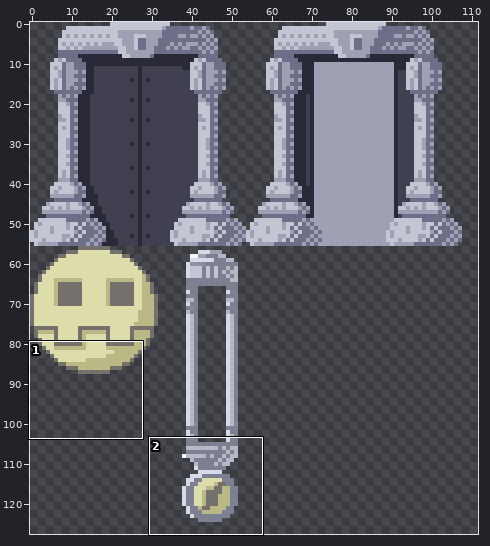
Edited in one commit: sprite sheet (my-gdx-game-android/assets/img/seeTiles2.png). Above: a wide view before the commit, with the close-up outlined.
Close-up. The starting point:
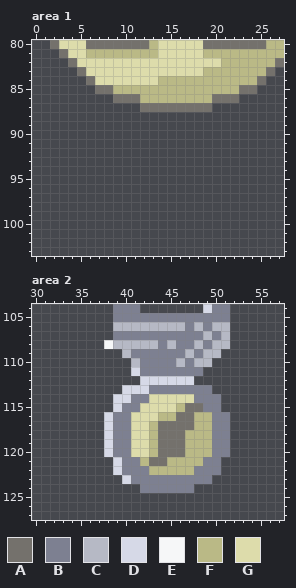
The file is 128x128 pixels. Colours within 5 levels of each other are drawn and written as one. Shown: area 1: x 0..27, y 80..103; area 2: x 30..57, y 104..127. The wide view leaves out empty margins.
Palette (. is transparent): A #74716c  B #7d8091  C #b6b9c5  D #d6d9e7  E #f6f7f8  F #bab986  G #dddcab
Pixels before, area 1, first column x 2:
80 AGGGAAAAAAAFGGGGGAAAAAAAFF
81 .AGGFFFFFFFFGGGGGFFFFFFFFF
82 ..AGGGGGGGGGGGGGGGGFFFFFFA
83 ...AGGGGGGGGGGGGGFFFFFFFA.
84 ....AGGGGGGGFFFFFFFFFFFA..
85 .....AAFFFFFFFFFFFFFFAA...
86 .......AAAFFFFFFFFAAA.....
87 ..........AAAAAAAA........
Pixels before, area 2, first column x 38:
104 .BBB.......DBB
105 .BBBBBBBBBBBBB
106 .CCCCCCCCBCBCC
107 .BBBBBBBBBBCBC
108 ECCCCCBCBBCBCC
109 ..CBBBBBBCBCC.
110 ...CBBBBCBCC..
111 ...DBBBBBBB...
112 ....DDDDDD....
113 ..DDDBBBBBBB..
114 .DDBBGGGGGBBB.
115 .DBBGGGGFAABB.
116 DBBGGGFFAAFFBB
117 DBBGGFAAAAFFBB
118 DBBGGFAAAFFFBB
119 DBBGGFAAAFFFBB
120 DBBGGFAAAFFFBB
121 .DBBFAAFFFFBB.
122 .DBBBFFFFFBBB.
123 ..DBBBBBBBBB..
124 ....BBBBBB....
And afterwards:
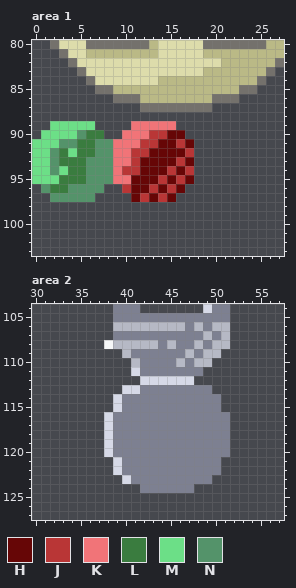
Colours new in this view: H #660606  J #b93636  K #f17478  L #3a7c3f  M #6cdf87  N #54936a
Difference:
Area 1:
y 89: x 2..6 ..... -> MMMMM; x 11..15 ..... -> KKKKK
y 90: x 1..7 ....... -> MMMMNLL; x 10..16 ....... -> KKKJJHH
y 91: x 0..17 .................. -> MMMNNLLNNKKKJJHHJH
y 92: x 0..17 .................. -> MMNLMLLNNKKJJHHHHJ
y 93: x 0..17 .................. -> MMNLLLNNNKKJHHHHJH
y 94: x 0..17 .................. -> MMNMLLNNNKJJHHHJHJ
y 95: x 0..17 .................. -> MMMLLLNNNKKHHHJHJH
y 96: x 1..7 ....... -> NLLNNNN; x 10..16 ....... -> JHHJHJH
y 97: x 2..6 ..... -> NNNNN; x 11..15 ..... -> HJHJH
Area 2:
y 113: x 42 D -> B
y 114: x 40 D -> B; x 43..47 GGGGG -> BBBBB
y 115: x 42..48 GGGGFAA -> BBBBBBB
y 116: x 41..49 GGGFFAAFF -> BBBBBBBBB
y 117: x 41..49 GGFAAAAFF -> BBBBBBBBB
y 118..120: x 41..49 GGFAAAFFF -> BBBBBBBBB
y 121: x 42..48 FAAFFFF -> BBBBBBB
y 122: x 43..47 FFFFF -> BBBBB
Where, in picture pixels (left, top, right, bottom), the same in both close-ups:
added: (32, 121, 194, 202)
changed: (122, 385, 212, 475)
